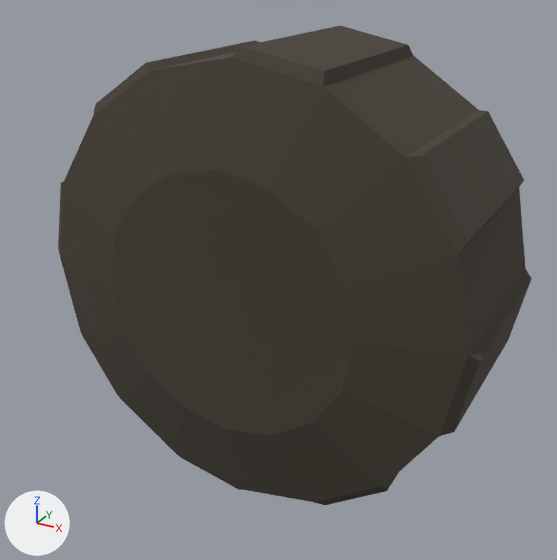
Before and after pictures for a commit that changed the glTF model static/vehicle/wheel.glb.
One viewpoint serves both versions: a 50 mm lens placed at (1.403, -0.445, 0.945), pointed at (0.779, 0.69, 0.377). Arrows for +X, +Y and +Z are at lower left; the lights stay in place. Where no turn or scale is listed for an object, it has been applied to the vertices. Vertices at the same position are counted once.

Names of what the first picture shows: 'wheel'.
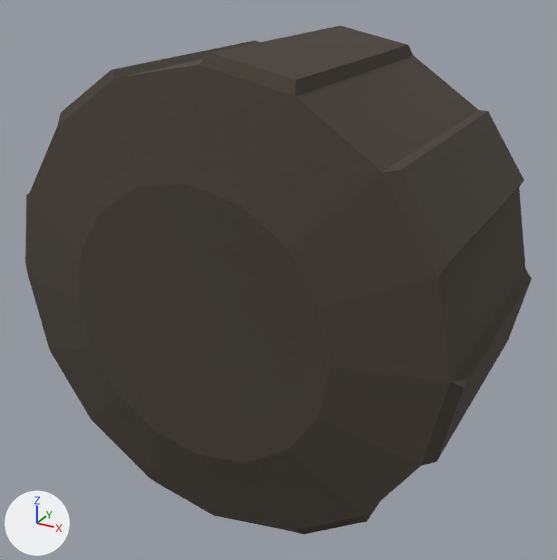
Where the newer file only moved an object's origin or applied its transform, the numbers keep the older frame.

Diff of the bpy script that builds the scene:
```diff
--- a/static/vehicle/wheel.glb.py
+++ b/static/vehicle/wheel.glb.py
@@ me_cylinder_003 @@
 me_cylinder_003.from_pydata(...)  # 240 vertices, 476 faces; spans x -0.41..0.41, y -0.239..0.217, z -0.41..0.41
 # used by ob_wheel; location = (0.774, 0.749, 0.393)
+# me_cylinder_003 part 1: all 48 vertices in x -0.41..0.41, y -0.239..-0.184, z -0.41..0.41 are moved by (0.0, -0.085, 0.0)
 me_cylinder_003.materials.append(mat_wheelrubber)
```

Boxes (x1, y1, x2, y2) around the edits, measured in the pictures (557 x 560 px):
'wheel', reshaped (7% wider, 6% taller)
    before: (58, 26, 532, 505)
    after: (25, 26, 532, 534)
